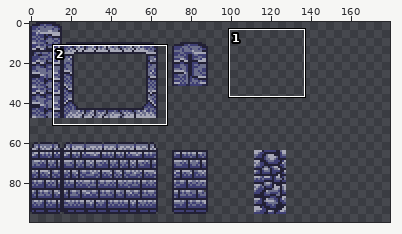
Sprite sheet: DetentionProject/Assets/Resources/Sprites/Tilesets/TS_dungeon.png. The picture above shows the old version from afar; the outline marks the close-up.
Close-up. Before:
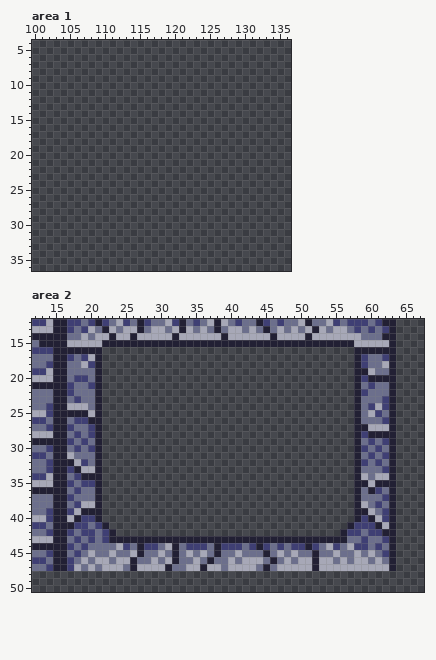
The file is 192x192 pixels. Shown: area 1: x 100..136, y 4..36; area 2: x 12..67, y 12..50. The wide view leaves out empty margins. The commit also changed other parts of the picture, which this record leaves out.
The result:
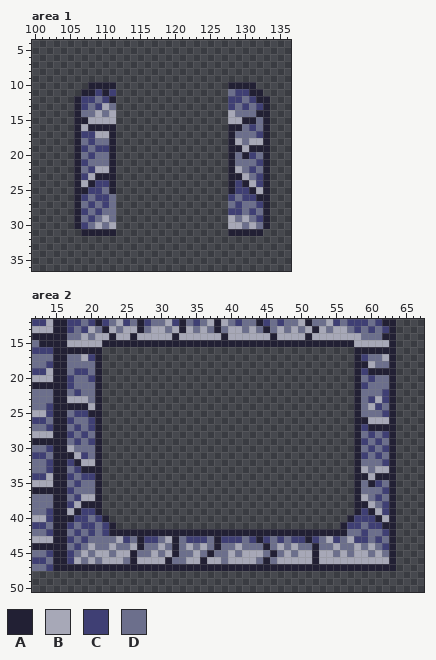
Palette (. is transparent): A #222034  B #a7a8b7  C #3f3f74  D #6c6f8c
Edits made:
Changed rows in their new state; - is an unchanged pixel.
Area 1:
first column x 106:
10 --AAAA----------------AAAA--
11 -AACAC----------------DCCAA-
12 ACCDCA----------------CCDCAA
13 ACDCBD----------------CDCDCA
14 ADDBDB----------------BDDDAA
15 AABBBB----------------BBAADA
16 ABAAAA----------------AADCDA
17 ACCBBA----------------ADDDCA
18 ADCDDA----------------ABDBBA
19 ACDCCA----------------AABAAA
20 ADCDDA----------------ADACDA
21 ACDDDA----------------ADDDCA
22 ADCBBA----------------ABDCDA
23 ACBAAA----------------AABDCA
24 ABACCA----------------ACABCA
25 AACCDA----------------ACCABA
26 ACDCCD----------------CDCCAA
27 ADCDCD----------------DCDDCA
28 ACDCDD----------------CCDCDA
29 ADCDBD----------------BDBDCA
30 ACDBDB----------------BBDBDA
31 -AAAAA----------------AAAAA-
Area 2:
first column x 17:
17 D-BC-----------------------------------------B
18 --DD--------------------------------------AB-D
19 -CC---------------------------------------CAAA
20 CDDC--------------------------------------DCDD
21 ---D--------------------------------------CD--
22 DC----------------------------------------D--C
23 BBB----------------------------------------CB-
24 AAAB---------------------------------------BCD
25 DCCA---------------------------------------DDC
26 CDDC--------------------------------------ABBB
27 DC----------------------------------------CAAA
28 CDCD--------------------------------------DCDC
29 DCDC--------------------------------------CDCD
30 BD-D--------------------------------------DCDC
31 ABC---------------------------------------CDCD
32 CABB--------------------------------------D-DC
33 DCAA--------------------------------------B-BB
34 CDCC--------------------------------------ABAA
35 DCDD--------------------------------------DACD
36 CD-----------------------------------------DDC
37 DCBB--------------------------------------B-CD
38 CBAA--------------------------------------ABDC
39 BACC--------------------------------------CAB-
40 AC-DCA----------------------------------AC-CAB
41 CD-CDCA--------------------------------AC-D-CA
42 DCD----AAAAAAAAAAAAAAAAAAAAAAAAAAAAAAAA-DDCDDC
43 CDCD-DDBCD-CCDB-DCCCD-CCCDC-CDCDCC-CDBCDBC--CD
44 DCDB--BDDB-DDBD--BDB--DDB-DDA-B-BDDA-DB-DBDBDC
45 CDBDBBDBBAD-BDB--DBDAD-BDBBBDADBDBB-BBDB--BDBD
46 -BDBD-B-D-BB-BAD-B-ABB--B--DADB-B-----B-B--B-B
47 AAAAAAAAA-AAAA-AAAA-AAAAAAAA-AAAAAA-AAAAAAAAAA
Changed places in both close-ups, as pixel boxes (x1, y1, x2, y2):
added: (74, 82, 116, 236)
added: (228, 82, 270, 236)
changed: (67, 354, 389, 571)
